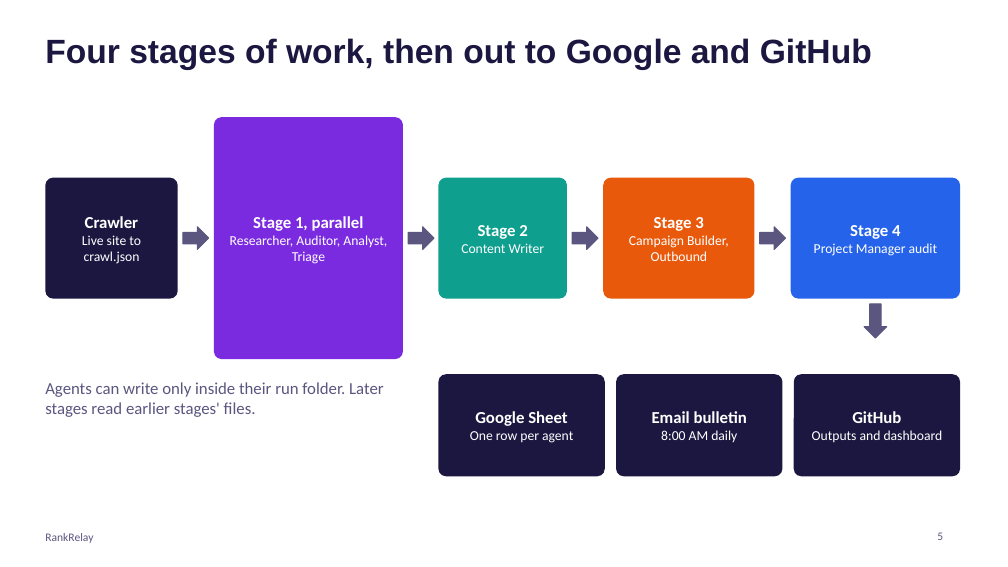
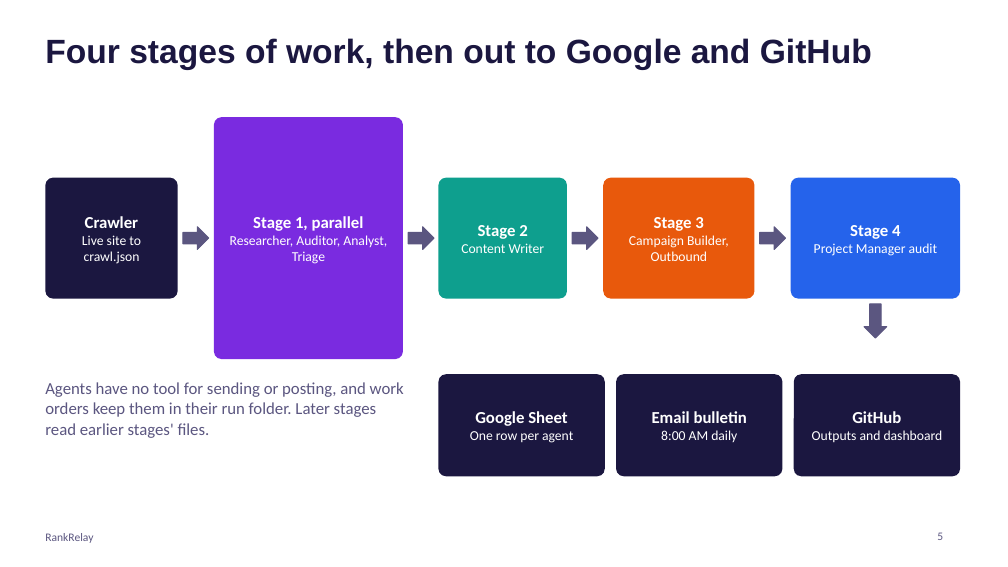
Before and after one commit to adwaith11366/rankrelay, a slide deck: slide 5 of submission/RankRelay-Presentation.pptx. Drawn at 1008x567 pixels with LibreOffice and Linux fonts; fonts in the diff are those of the drawing. Boxes give left, top, right and bottom in pixels: in the first picture for what was removed or moved away, otherwise in the second. Text is boxed around its words. In the diff, an @@ line names an element or a change of style, - is before the commit and + after.

Commit message:
Describe the agent write limit accurately

```diff
--- a/submission/RankRelay-Presentation.pptx
+++ b/submission/RankRelay-Presentation.pptx
@@ text at [45,382,404,438]: text changed @@
-Agents can write only inside their run folder. Later stages read earlier stages' files.
+Agents have no tool for sending or posting, and work orders keep them in their run folder. Later stages read earlier stages' files.
```
Also in this commit, not shown: 3 other files.
